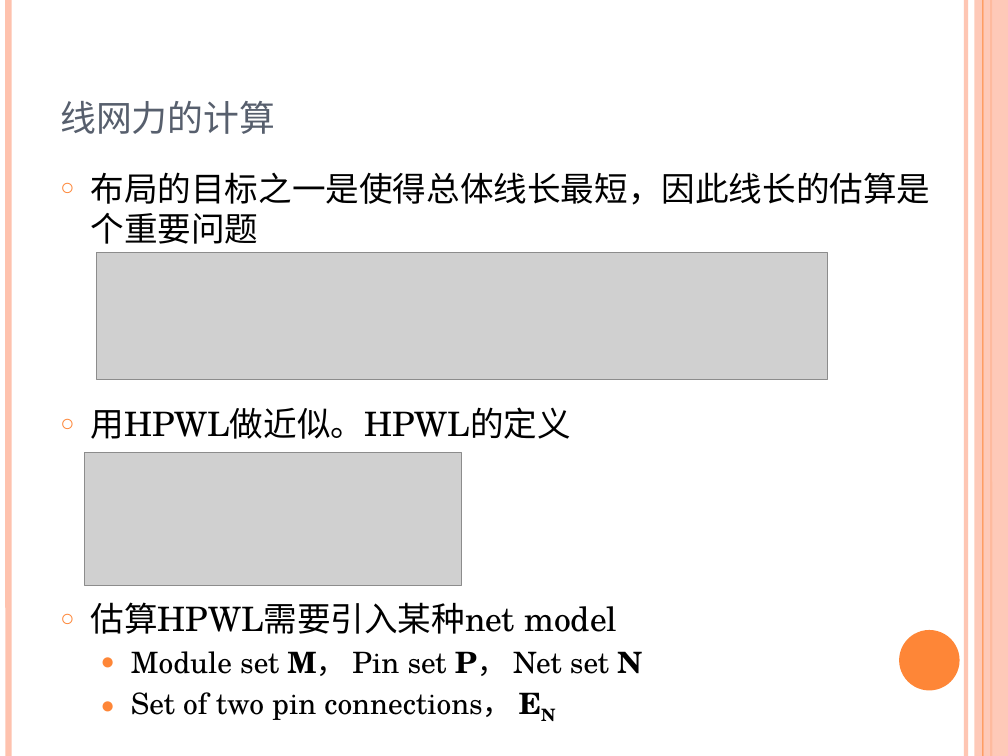
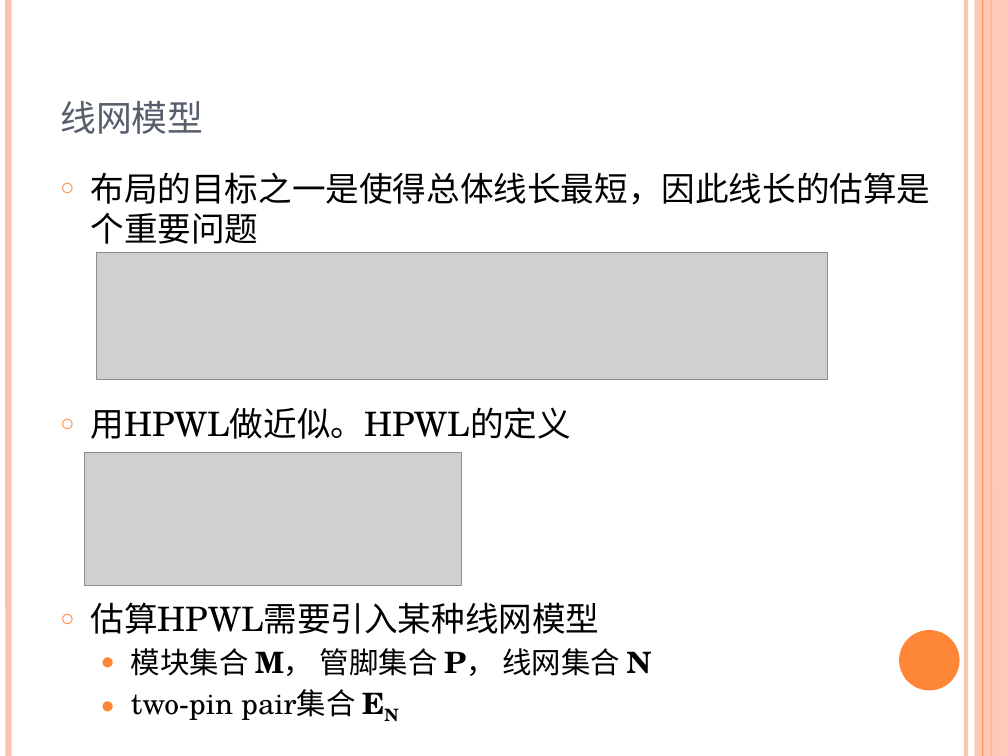
Before and after one commit to marcusgao94/TPL, a slide deck: slide 4 of doc/TPL.pptx. Drawn at 1008x756 pixels with LibreOffice and Linux fonts; fonts in the diff are those of the drawing; grey boxes stand for pictures. Boxes give left, top, right and bottom in pixels: in the first picture for what was removed or moved away, otherwise in the second. Text is boxed around its words. In the diff, an @@ line names an element or a change of style, - is before the commit and + after.

```diff
--- a/doc/TPL.pptx
+++ b/doc/TPL.pptx
@@ title at (60, 101, 203, 134): text changed @@
-线网力的计算
+线网模型
@@ text at (91, 602, 651, 720): text changed @@
-○ 估算HPWL需要引入某种net model
-  ● Module set M， Pin set P， Net set N
-  ● Set of two pin connections， EN
+○ 估算HPWL需要引入某种线网模型
+  ● 模块集合 M， 管脚集合 P， 线网集合 N
+  ● two-pin pair集合 EN
```
Also in this commit, not shown: 9 other slides changed, 4 slides added, 1 slide removed, 5 other files.
